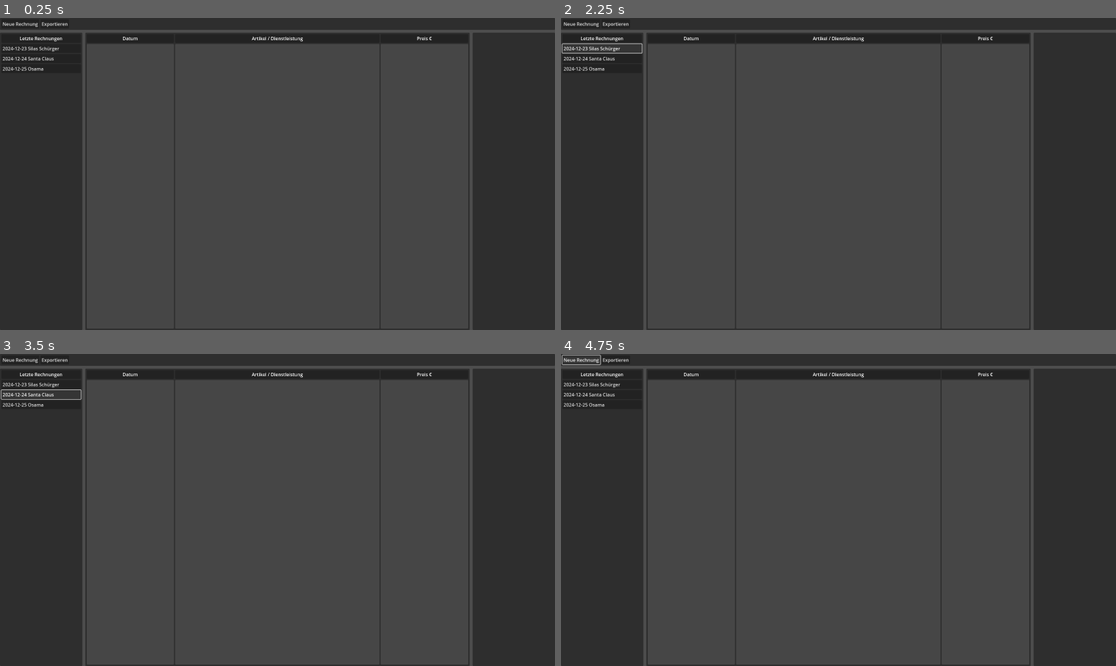
Above: before the commit, frames 1-4 (two rows, left to right).
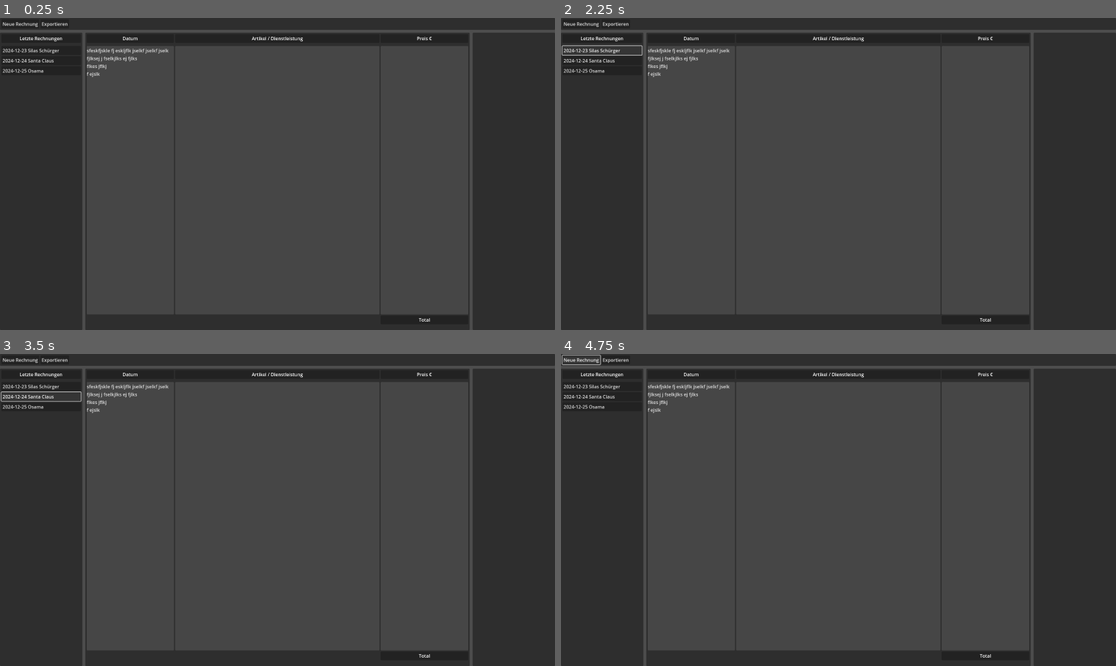
Above: after the commit, the same moments.

Repository: CappedMonke/InvoiceApp
Game: Godot game, scene res://scenes/main.tscn
Same seed, same stepped clock (60 frames per second), same inputs: the game is played once before the commit and once after it.
Inputs:
- Up to frame 1 (0.25 s): no input
- Up to frame 2 (2.25 s): click "Neue Rechnung" at 0.5 s; click "Exportieren" at 1.25 s; click "2024-12-23 Silas Schürger" at 2 s
- Up to frame 3 (3.5 s): click "2024-12-24 Santa Claus" at 2.75 s
- Up to frame 4 (4.75 s): click "2024-12-25 Osama" at 3.5 s; click "Neue Rechnung" at 4.25 s

The runs differ from the first frame. In frame 1, 1.0% of the frame differs, in the area x 0-85%, y 9-99%; in frame 2, 1.2%, in the area x 0-85%, y 8-99%; in frame 3, 1.2%; in frame 4, 1.0%.

Commit message:
eod commit

Diff:
--- a/scenes/main.tscn
+++ b/scenes/main.tscn
@@ -63,6 +63,10 @@
 text = "Letzte Rechnungen"
 horizontal_alignment = 1
 
+[node name="Control" type="Control" parent="content/previous_invoices/margin_container/v_box"]
+custom_minimum_size = Vector2(0, 3)
+layout_mode = 2
+
 [node name="invoice_1" type="Button" parent="content/previous_invoices/margin_container/v_box"]
 custom_minimum_size = Vector2(0, 30)
 layout_mode = 2
@@ -95,7 +99,7 @@
 theme_override_constants/margin_left = 5
 theme_override_constants/margin_top = 5
 theme_override_constants/margin_right = 5
-theme_override_constants/margin_bottom = 5
+theme_override_constants/margin_bottom = 20
 
 [node name="v_box" type="HBoxContainer" parent="content/table/margin_container"]
 layout_mode = 2
@@ -114,11 +118,32 @@
 text = "Datum"
 horizontal_alignment = 1
 
+[node name="Control" type="Control" parent="content/table/margin_container/v_box/column_date"]
+custom_minimum_size = Vector2(0, 3)
+layout_mode = 2
+
 [node name="PanelContainer2" type="PanelContainer" parent="content/table/margin_container/v_box/column_date"]
 layout_mode = 2
 size_flags_vertical = 3
 theme = ExtResource("1_y6ocu")
 
+[node name="VBoxContainer" type="VBoxContainer" parent="content/table/margin_container/v_box/column_date/PanelContainer2"]
+layout_mode = 2
+
+[node name="TextEdit" type="TextEdit" parent="content/table/margin_container/v_box/column_date/PanelContainer2/VBoxContainer"]
+custom_minimum_size = Vector2(0, 30)
+layout_mode = 2
+theme = ExtResource("1_y6ocu")
+text = "sfeskfjskle fj eskljflk jselkf jselkf jselk fjlksej j fselkjlks ej fjlks
+flkes jflkj
+f ejslk"
+wrap_mode = 1
+scroll_fit_content_height = true
+
+[node name="PanelContainer3" type="Control" parent="content/table/margin_container/v_box/column_date"]
+custom_minimum_size = Vector2(0, 30)
+layout_mode = 2
+
 [node name="column_service" type="VBoxContainer" parent="content/table/margin_container/v_box"]
 layout_mode = 2
 size_flags_horizontal = 3
@@ -133,11 +158,22 @@
 text = "Artikel / Dienstleistung"
 horizontal_alignment = 1
 
+[node name="Control" type="Control" parent="content/table/margin_container/v_box/column_service"]
+custom_minimum_size = Vector2(0, 3)
+layout_mode = 2
+
 [node name="PanelContainer2" type="PanelContainer" parent="content/table/margin_container/v_box/column_service"]
 layout_mode = 2
 size_flags_vertical = 3
 theme = ExtResource("1_y6ocu")
 
+[node name="VBoxContainer" type="VBoxContainer" parent="content/table/margin_container/v_box/column_service/PanelContainer2"]
+layout_mode = 2
+
+[node name="PanelContainer3" type="Control" parent="content/table/margin_container/v_box/column_service"]
+custom_minimum_size = Vector2(0, 30)
+layout_mode = 2
+
 [node name="column_price" type="VBoxContainer" parent="content/table/margin_container/v_box"]
 layout_mode = 2
 size_flags_horizontal = 3
@@ -152,10 +188,27 @@
 text = "Preis €"
 horizontal_alignment = 1
 
+[node name="Control" type="Control" parent="content/table/margin_container/v_box/column_price"]
+custom_minimum_size = Vector2(0, 3)
+layout_mode = 2
+
 [node name="PanelContainer2" type="PanelContainer" parent="content/table/margin_container/v_box/column_price"]
 layout_mode = 2
 size_flags_vertical = 3
 theme = ExtResource("1_y6ocu")
+
+[node name="VBoxContainer" type="VBoxContainer" parent="content/table/margin_container/v_box/column_price/PanelContainer2"]
+layout_mode = 2
+
+[node name="PanelContainer3" type="PanelContainer" parent="content/table/margin_container/v_box/column_price"]
+custom_minimum_size = Vector2(0, 30)
+layout_mode = 2
+
+[node name="total" type="Label" parent="content/table/margin_container/v_box/column_price/PanelContainer3"]
+layout_mode = 2
+text = "Total
+"
+horizontal_alignment = 1
 
 [node name="PanelContainer" type="PanelContainer" parent="content"]
 custom_minimum_size = Vector2(1, 0)
--- a/styles/table_theme.tres
+++ b/styles/table_theme.tres
@@ -7,5 +7,9 @@
 corner_radius_bottom_right = 3
 corner_radius_bottom_left = 3
 
+[sub_resource type="StyleBoxFlat" id="StyleBoxFlat_cegch"]
+bg_color = Color(0.273873, 0.273873, 0.273873, 1)
+
 [resource]
 PanelContainer/styles/panel = SubResource("StyleBoxFlat_ukapa")
+TextEdit/styles/normal = SubResource("StyleBoxFlat_cegch")
Not shown: 1 places in styles/table_theme.tres that only renumber resources
